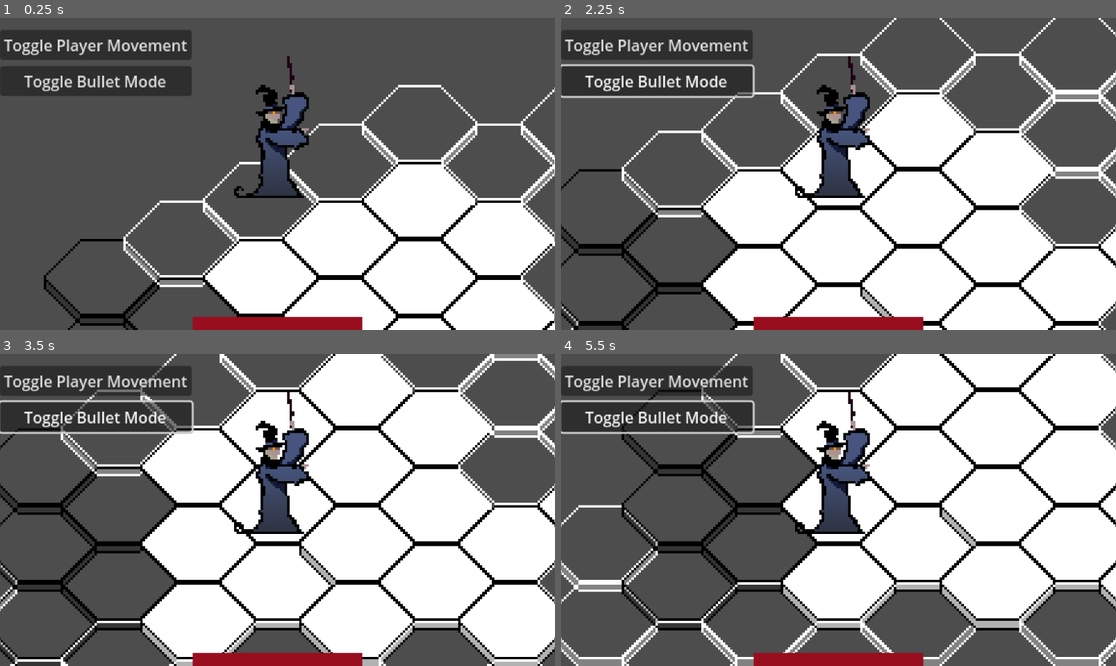
Above: before the commit, frames 1-4 (two rows, left to right).
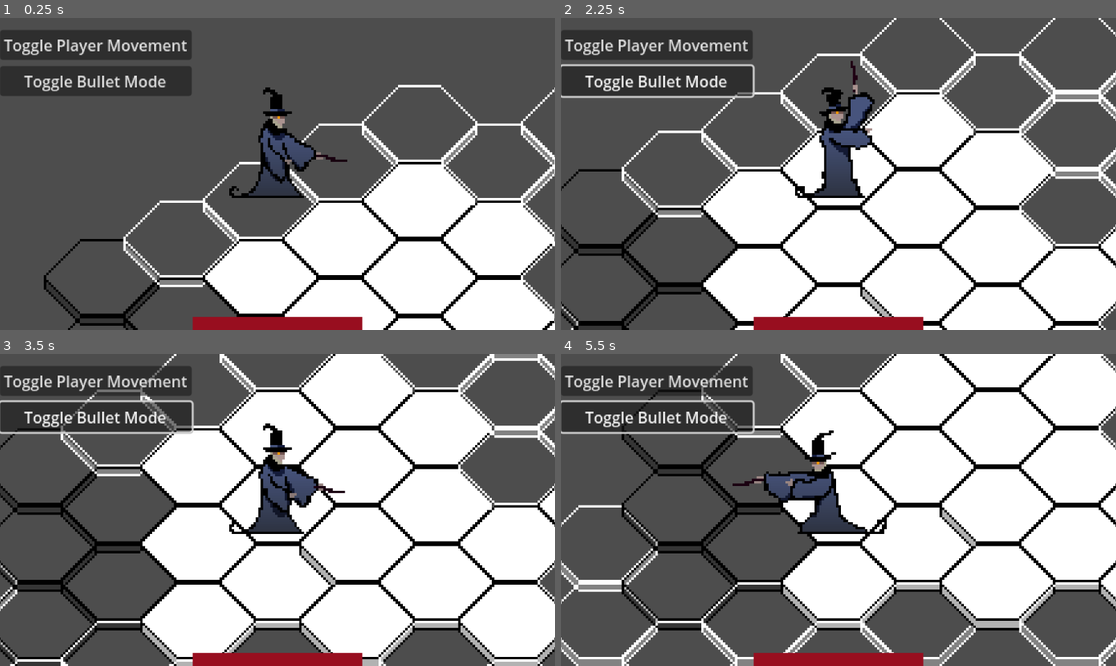
Above: after the commit, the same moments.

Repository: cjack-chmod/ProjectBH
Game: Godot game, scene res://scenes/main.tscn
The game is run twice, just before and just after one commit, with the same random seed, the same clock (stepped at 60 frames per second) and the same inputs.
Inputs (mouse positions are in pixels of both pictures, inside the frame that each line leads up to):
- Up to frame 1 (0.25 s): no input
- Up to frame 2 (2.25 s): click "Toggle Player Movement" at 0.5 s; click "Toggle Bullet Mode" at 1.25 s; move the mouse to (960, 158) at 2.02 s; hold D (right) from 2.03 s (still down); tap Space (cast_spell, bound only after the commit) at 2.1 s; click (960, 158) at 2.17 s
- Up to frame 3 (3.5 s): move the mouse to (166, 525) at 2.77 s; release D (right) at 2.78 s; hold S (down) from 2.78 s (still down); tap Space (cast_spell, bound only after the commit) at 2.85 s; click (166, 525) at 2.92 s
- Up to frame 4 (5.5 s): move the mouse to (894, 441) at 3.52 s; release S (down) at 3.53 s; hold D (right) 3.53-4.28 s; tap Space (cast_spell, bound only after the commit) at 3.6, 4.35, 5.1 s; click (894, 441) at 3.67 s; move the mouse to (810, 572) at 4.27 s; hold Q (left_up) 4.28-5.03 s; click (810, 572) at 4.42 s; move the mouse to (1005, 556) at 5.02 s; hold A (left) from 5.03 s (still down); click (1005, 556) at 5.17 s

The runs differ from the first frame. In frame 1, 1.9% of the frame differs, in the area x 41-63%, y 12-58%; in frame 2, 1.0%; in frame 3, 1.9%; in frame 4, 3.2%, in the area x 30-59%, y 12-58%.

Commit message:
animation player and teleport attempt

Diff:
--- a/project.godot
+++ b/project.godot
@@ -67,6 +67,11 @@
 "events": [Object(InputEventKey,"resource_local_to_scene":false,"resource_name":"","device":-1,"window_id":0,"alt_pressed":false,"shift_pressed":false,"ctrl_pressed":false,"meta_pressed":false,"pressed":false,"keycode":0,"physical_keycode":69,"key_label":0,"unicode":101,"echo":false,"script":null)
 ]
 }
+cast_spell={
+"deadzone": 0.5,
+"events": [Object(InputEventKey,"resource_local_to_scene":false,"resource_name":"","device":-1,"window_id":0,"alt_pressed":false,"shift_pressed":false,"ctrl_pressed":false,"meta_pressed":false,"pressed":false,"keycode":0,"physical_keycode":32,"key_label":0,"unicode":32,"echo":false,"script":null)
+]
+}
 
 [rendering]
 
--- a/scenes/main.tscn
+++ b/scenes/main.tscn
@@ -1,10 +1,9 @@
-[gd_scene load_steps=10 format=3 uid="uid://cul0jw30yqmv7"]
+[gd_scene load_steps=9 format=3 uid="uid://cul0jw30yqmv7"]
 
 [ext_resource type="TileSet" uid="uid://7blhmgivfvhp" path="res://resources/tilemaps/TilemapSuggestion/44x32_tileset.tres" id="1_br2qb"]
 [ext_resource type="PackedScene" uid="uid://dgfjj60ulo8mg" path="res://scenes/player/player.tscn" id="2_jflqx"]
 [ext_resource type="Script" path="res://scripts/game_objects/buildings/building_spawner.gd" id="4_opsof"]
 [ext_resource type="PackedScene" uid="uid://bpxt2mk74udo5" path="res://scenes/game_objects/towers/ExampleTower.tscn" id="4_yc7gc"]
-[ext_resource type="Script" path="res://resources/tilemaps/TilemapSuggestion/AlexTest.gd" id="5_1d2tm"]
 [ext_resource type="Texture2D" uid="uid://uopc7isaxae6" path="res://resources/tilemaps/TilemapSuggestion/white_empty_hex.png" id="5_xnr2c"]
 
 [sub_resource type="Curve" id="Curve_dht40"]
@@ -26,7 +25,6 @@
 tile_set = ExtResource("1_br2qb")
 format = 2
 layer_0/tile_data = PackedInt32Array(65535, 2, 0, -1, 0, 0, -65536, 0, 0, 0, 0, 0, -2, 2, 0, -65538, 2, 0, -3, 2, 0, -6 …(749 unchanged characters)…
-script = ExtResource("5_1d2tm")
 
 [node name="GPUParticles2D" type="GPUParticles2D" parent="HexTilemap"]
 position = Vector2(-11, -16)
--- a/scenes/player/player.tscn
+++ b/scenes/player/player.tscn
@@ -251,6 +251,20 @@
 "update": 0,
 "values": [0.0, 1.0, 1.0, 0.0]
 }
+tracks/7/type = "method"
+tracks/7/imported = false
+tracks/7/enabled = true
+tracks/7/path = NodePath(".")
+tracks/7/interp = 1
+tracks/7/loop_wrap = true
+tracks/7/keys = {
+"times": PackedFloat32Array(0.7),
+"transitions": PackedFloat32Array(1),
+"values": [{
+"args": [Vector2(0, 0)],
+"method": &"_teleport_player"
+}]
+}
 
 [sub_resource type="Animation" id="Animation_31tks"]
 length = 0.001
@@ -320,6 +334,7 @@
 }
 
 [node name="Sprite2D" type="Sprite2D" parent="."]
+modulate = Color(0.835294, 1, 1, 0)
 material = SubResource("ShaderMaterial_mdwfw")
 position = Vector2(10, -20)
 texture = ExtResource("4_x026j")
--- a/scripts/global/global_events.gd
+++ b/scripts/global/global_events.gd
@@ -11,7 +11,6 @@
 #####################################
 signal toggle_player_movement_mode
 signal player_health_changed(_cur_health: float, _max_health: float)
-signal warp_player(_tilemap_coords: Vector2)
 
 
 #####################################
@@ -34,6 +33,3 @@
 
 func emit_player_health_changed(_cur_health: float, _max_health: float) -> void:
 	player_health_changed.emit(_cur_health, _max_health)
-
-func emit_warp_player(_tilemap_coords: Vector2) -> void:
-	warp_player.emit(_tilemap_coords)
--- a/scripts/player/player.gd
+++ b/scripts/player/player.gd
@@ -16,6 +16,7 @@
 
 # Animation
 @onready var animation_player: AnimationPlayer = get_node("AnimationPlayer")
+@onready var animation_sprite: Sprite2D = get_node("Sprite2D")
 
 
 func _ready() -> void:
@@ -23,9 +24,34 @@
 	_current_health = _max_health
 	GlobalEvents.emit_player_health_changed(_current_health, _max_health)
 
+	animation_player.play("idle")
+	animation_sprite.modulate.a = 1
+
 
 # Input Function To Call Movement Function When Relevant Movement Key is pressed in hex based mode
 func _input(_event: InputEvent) -> void:
+
+	if Input.is_action_just_pressed("cast_spell"):
+		_cast_spell()
+
+	if _event is InputEventMouseButton:
+		if _event.button_index == MOUSE_BUTTON_RIGHT and _event.is_pressed():
+			var _global_clicked: Vector2 = get_local_mouse_position()
+			var _pos_clicked: Vector2 = tile_map.local_to_map(to_local(_global_clicked))
+
+			var _anim: Animation = animation_player.get_animation("teleport")
+			var _track_id: int = _anim.find_track(_anim.track_get_path(7),_anim.track_get_type(7))
+			var _key_id: int = _anim.track_find_key(_track_id, 0.7)
+
+			print(_anim.track_get_key_value(_track_id, _key_id))
+			var _key_value_dictionary: Dictionary = {
+				"method": &"_teleport_player",
+				"args": [Vector2(_pos_clicked.x,_pos_clicked.y)]
+			}
+
+			_anim.track_set_key_value(_track_id, _key_id, _key_value_dictionary)
+			print(_anim.track_get_key_value(_track_id, _key_id))
+			animation_player.play("teleport")
 
 	# hex based mode only
 	if !_free_move and !_hex_input_paused:
@@ -34,21 +60,30 @@
 		elif Input.is_action_just_pressed("down"):
 			_find_and_move_to_adjacent_tile(GlobalTileFunctions.HEXDIR.DOWN)
 		elif Input.is_action_just_pressed("left"):
+			animation_sprite.flip_h = false;
+			animation_sprite.offset = Vector2(-20,0)
 			_find_and_move_to_adjacent_tile(GlobalTileFunctions.HEXDIR.LEFT_DOWN)
 		elif Input.is_action_just_pressed("left_up"):
+			animation_sprite.flip_h = false;
+			animation_sprite.offset = Vector2(-20,0)
 			_find_and_move_to_adjacent_tile(GlobalTileFunctions.HEXDIR.LEFT_UP)
 		elif Input.is_action_just_pressed("right"):
+			animation_sprite.flip_h = true;
+			animation_sprite.offset = Vector2(0,0)
 			_find_and_move_to_adjacent_tile(GlobalTileFunctions.HEXDIR.RIGHT_DOWN)
 		elif Input.is_action_just_pressed("right_up"):
+			animation_sprite.flip_h = true;
+			animation_sprite.offset = Vector2(0,0)
 			_find_and_move_to_adjacent_tile(GlobalTileFunctions.HEXDIR.RIGHT_UP)
 
-func _warp_player(target_tile: Vector2) -> void:
-	# I would eventually like to differentiate this for some camerawork
-	# For now I'll just call on _move_to_tile_centre
-	pass
+
+func _teleport_player(target_tile: Vector2) -> void:
+	print(target_tile)
+	_move_to_tile_centre(target_tile, _tween_speed)
 
 # Animation test.
 func _cast_spell() -> void:
+	print(tile_map.local_to_map(position))
 	animation_player.play("cast")
 
 func _physics_process(_delta: float) -> void:
@@ -61,7 +96,8 @@
 		move_and_slide()
 	else:
 		pass
-
+	if !animation_player.is_playing():
+		animation_player.play("idle")
 
 func _toggle_movement() -> void:
 	# Code to set player to locked in centre of tile
--- a/scripts/tilemaps/hex_tilemap_controller.gd
+++ b/scripts/tilemaps/hex_tilemap_controller.gd
@@ -21,15 +21,6 @@
 			# Calling toggle cell colour fnc
 			_toggle_alt_cell(_pos_clicked)
 
-
-		if event.button_index == MOUSE_BUTTON_RIGHT and event.is_pressed():
-			var _global_clicked: Vector2 = get_local_mouse_position()
-			var _pos_clicked: Vector2 = local_to_map(to_local(_global_clicked))
-			print(_pos_clicked)
-			var _global_tile_pos: Vector2 = map_to_local(to_global(_pos_clicked))
-			GlobalEvents.emit_warp_player(_global_tile_pos)
-
-
 func _toggle_alt_cell(_pos_clicked: Vector2) -> void:
 	# Finds the cell in the atlas and its current alt
 	var _current_atlas_coords: Vector2 = get_cell_atlas_coords(MAIN_LAYER, _pos_clicked)
